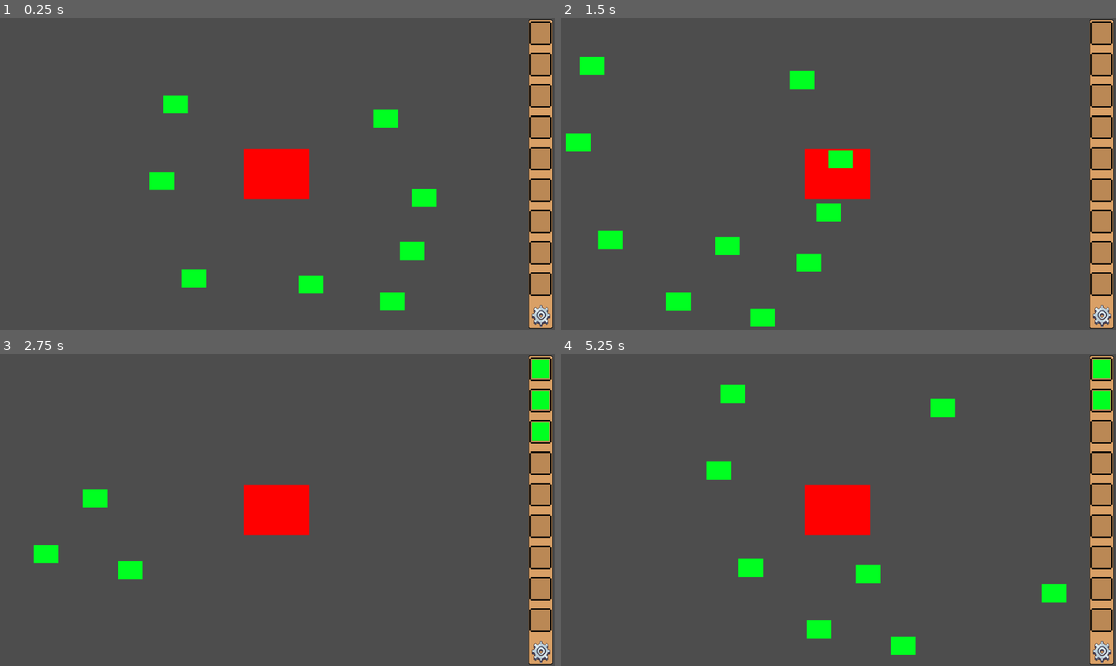
Above: before the commit, frames 1-4 (two rows, left to right).
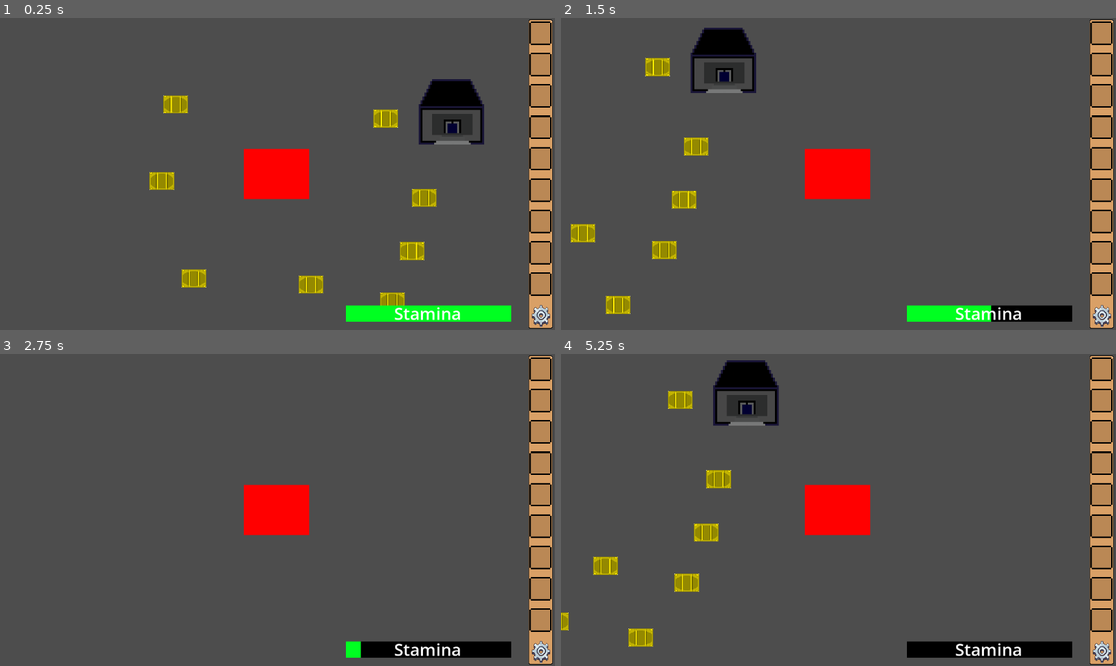
Above: after the commit, the same moments.

Repository: Vini-Lino/My-code-DsTrBR
Game: Godot game, scene res://Scenes/da_game.tscn
The game is run twice, just before and just after one commit, with the same random seed, the same clock (stepped at 60 frames per second) and the same inputs.
Inputs:
- Up to frame 1 (0.25 s): no input
- Up to frame 2 (1.5 s): tap Enter at 0.5 s; hold D (move_right) 0.53-1.28 s; hold Shift (Shift, bound only after the commit) 0.53-1.28 s; tap E (E) at 0.6 s; hold S (move_down) from 1.28 s (still down); tap Shift (Shift, bound only after the commit) at 1.35 s
- Up to frame 3 (2.75 s): tap E (E) at 1.55, 2.1 s; release S (move_down) at 2.03 s; hold D (move_right) from 2.03 s (still down); hold Shift (Shift, bound only after the commit) from 2.03 s (still down)
- Up to frame 4 (5.25 s): release D (move_right) at 2.78 s; release Shift (Shift, bound only after the commit) at 2.78 s; hold W (move_up) 2.78-3.53 s; tap Q (Q) at 2.85 s; tap E (E) at 3.05, 4.35 s; hold Shift (Shift, bound only after the commit) 3.53-4.28 s; hold A (move_left) 3.53-5.03 s; tap Tab (inventory_open_close) at 4.15 s; hold S (move_down) from 5.03 s (still down); hold Shift (Shift, bound only after the commit) from 5.03 s (still down)

The runs differ from the first frame. In frame 1, 5.3% of the frame differs, in the area x 26-93%, y 19-98%; in frame 2, 7.4%, in the area x 0-93%, y 3-99%; in frame 3, 2.9%; in frame 4, 7.0%.

Commit message:
Stamina system done
i made a stamina system, now i will focus on the delivery and then the enemies, then i add a score system... and then i can consider this game playable.

Diff:
--- a/death-stranding-br-2d/Inventory/inv_ui.tscn
+++ b/death-stranding-br-2d/Inventory/inv_ui.tscn
@@ -3,8 +3,8 @@
 [ext_resource type="Texture2D" uid="uid://dv3ihy8bvo5oy" path="res://Assets/inventory-background.png" id="1_605em"]
 [ext_resource type="Script" uid="uid://bqcinu5isseer" path="res://Inventory/InvScripts/inv_ui.gd" id="1_mnjyx"]
 [ext_resource type="PackedScene" uid="uid://bgjgfjeqafltb" path="res://Inventory/inv_ui_slot.tscn" id="2_ltxgc"]
-[ext_resource type="Texture2D" uid="uid://bw8hqxni0c2e4" path="res://Assets/smol carga.png" id="3_mnjyx"]
 [ext_resource type="PackedScene" uid="uid://dpqxu6w2mtikw" path="res://Inventory/settings_ui_slot.tscn" id="3_s8fnp"]
+[ext_resource type="Texture2D" uid="uid://dp6ptwtj84ya3" path="res://Assets/smol carga_a.png" id="4_b3ftj"]
 
 [node name="inv_UI" type="Control"]
 layout_mode = 3
@@ -46,7 +46,7 @@
 visible = false
 position = Vector2(5.95111, 5.89346)
 scale = Vector2(0.776232, 0.777609)
-texture = ExtResource("3_mnjyx")
+texture = ExtResource("4_b3ftj")
 
 [node name="inv_UI_slot2" parent="NinePatchRect/GridContainer" instance=ExtResource("2_ltxgc")]
 layout_mode = 2
@@ -55,7 +55,7 @@
 visible = false
 position = Vector2(5.95111, 5.89346)
 scale = Vector2(0.776232, 0.777609)
-texture = ExtResource("3_mnjyx")
+texture = ExtResource("4_b3ftj")
 
 [node name="inv_UI_slot3" parent="NinePatchRect/GridContainer" instance=ExtResource("2_ltxgc")]
 layout_mode = 2
@@ -64,7 +64,7 @@
 visible = false
 position = Vector2(5.95111, 5.89346)
 scale = Vector2(0.776232, 0.777609)
-texture = ExtResource("3_mnjyx")
+texture = ExtResource("4_b3ftj")
 
 [node name="inv_UI_slot4" parent="NinePatchRect/GridContainer" instance=ExtResource("2_ltxgc")]
 layout_mode = 2
@@ -73,7 +73,7 @@
 visible = false
 position = Vector2(5.95111, 5.89346)
 scale = Vector2(0.776232, 0.777609)
-texture = ExtResource("3_mnjyx")
+texture = ExtResource("4_b3ftj")
 
 [node name="inv_UI_slot5" parent="NinePatchRect/GridContainer" instance=ExtResource("2_ltxgc")]
 layout_mode = 2
@@ -82,7 +82,7 @@
 visible = false
 position = Vector2(5.95111, 5.89346)
 scale = Vector2(0.776232, 0.777609)
-texture = ExtResource("3_mnjyx")
+texture = ExtResource("4_b3ftj")
 
 [node name="inv_UI_slot6" parent="NinePatchRect/GridContainer" instance=ExtResource("2_ltxgc")]
 layout_mode = 2
@@ -91,7 +91,7 @@
 visible = false
 position = Vector2(5.95111, 5.89346)
 scale = Vector2(0.776232, 0.777609)
-texture = ExtResource("3_mnjyx")
+texture = ExtResource("4_b3ftj")
 
 [node name="inv_UI_slot7" parent="NinePatchRect/GridContainer" instance=ExtResource("2_ltxgc")]
 layout_mode = 2
@@ -100,7 +100,7 @@
 visible = false
 position = Vector2(5.95111, 5.89346)
 scale = Vector2(0.776232, 0.777609)
-texture = ExtResource("3_mnjyx")
+texture = ExtResource("4_b3ftj")
 
 [node name="inv_UI_slot8" parent="NinePatchRect/GridContainer" instance=ExtResource("2_ltxgc")]
 layout_mode = 2
@@ -109,7 +109,7 @@
 visible = false
 position = Vector2(5.95111, 5.89346)
 scale = Vector2(0.776232, 0.777609)
-texture = ExtResource("3_mnjyx")
+texture = ExtResource("4_b3ftj")
 
 [node name="inv_UI_slot9" parent="NinePatchRect/GridContainer" instance=ExtResource("2_ltxgc")]
 layout_mode = 2
@@ -118,7 +118,7 @@
 visible = false
 position = Vector2(5.95111, 5.89346)
 scale = Vector2(0.776232, 0.777609)
-texture = ExtResource("3_mnjyx")
+texture = ExtResource("4_b3ftj")
 
 [node name="settings_ui_slot" parent="NinePatchRect/GridContainer" instance=ExtResource("3_s8fnp")]
 layout_mode = 2
--- a/death-stranding-br-2d/Inventory/inventory.gd
+++ b/death-stranding-br-2d/Inventory/inventory.gd
@@ -1,5 +1,3 @@
 extends Resource
 
 class_name Inv
-
-@export var slots: Array[InvSlot]
--- a/death-stranding-br-2d/Scenes/carga.tscn
+++ b/death-stranding-br-2d/Scenes/carga.tscn
@@ -1,7 +1,12 @@
-[gd_scene load_steps=6 format=3 uid="uid://doifeatafi3hi"]
+[gd_scene load_steps=8 format=3 uid="uid://doifeatafi3hi"]
 
 [ext_resource type="Texture2D" uid="uid://biwqulkdu1lb7" path="res://Assets/carga.png" id="1_rb52j"]
 [ext_resource type="Script" uid="uid://ctswyh7jg64y5" path="res://Scripts/carga.gd" id="1_w1rcv"]
+[ext_resource type="Texture2D" uid="uid://cypho2tqg6c48" path="res://Assets/carga_a.png" id="2_cmjkf"]
+
+[sub_resource type="AtlasTexture" id="AtlasTexture_j87pv"]
+atlas = ExtResource("2_cmjkf")
+region = Rect2(0, 0, 47, 41)
 
 [sub_resource type="AtlasTexture" id="AtlasTexture_w1rcv"]
 atlas = ExtResource("1_rb52j")
@@ -10,6 +15,9 @@
 [sub_resource type="SpriteFrames" id="SpriteFrames_cmjkf"]
 animations = [{
 "frames": [{
+"duration": 1.0,
+"texture": SubResource("AtlasTexture_j87pv")
+}, {
 "duration": 1.0,
 "texture": SubResource("AtlasTexture_w1rcv")
 }],
@@ -27,7 +35,7 @@
 
 [node name="AnimatedSprite2D" type="AnimatedSprite2D" parent="."]
 position = Vector2(0, -47)
-scale = Vector2(0.32, 0.313333)
+scale = Vector2(2.7234, 2.29268)
 sprite_frames = SubResource("SpriteFrames_cmjkf")
 
 [node name="CollisionShape2D" type="CollisionShape2D" parent="."]
--- a/death-stranding-br-2d/Scenes/da_game.tscn
+++ b/death-stranding-br-2d/Scenes/da_game.tscn
@@ -1,9 +1,11 @@
-[gd_scene load_steps=5 format=3 uid="uid://bf1t0r2hfplnw"]
+[gd_scene load_steps=7 format=3 uid="uid://bf1t0r2hfplnw"]
 
 [ext_resource type="PackedScene" uid="uid://dtkekjckjod5q" path="res://Scenes/player.tscn" id="1_8werm"]
 [ext_resource type="Script" uid="uid://orsijhy0ko2m" path="res://Scripts/game_manager.gd" id="1_jan0m"]
 [ext_resource type="PackedScene" uid="uid://doifeatafi3hi" path="res://Scenes/carga.tscn" id="2_rvlkc"]
 [ext_resource type="PackedScene" uid="uid://ds7eras1v2cpd" path="res://Inventory/inv_ui.tscn" id="4_qmgor"]
+[ext_resource type="PackedScene" uid="uid://bkqtffhwdr20c" path="res://Scenes/stamina_bar.tscn" id="5_r6pm8"]
+[ext_resource type="PackedScene" uid="uid://qqxv8i1blcpm" path="res://Scenes/delivery_place.tscn" id="6_r26vo"]
 
 [node name="da Game" type="Node2D"]
 
@@ -12,6 +14,7 @@
 script = ExtResource("1_jan0m")
 
 [node name="Player" parent="." instance=ExtResource("1_8werm")]
+z_index = 1
 position = Vector2(1, -1)
 
 [node name="Carga" type="Node" parent="."]
@@ -53,3 +56,12 @@
 offset_top = 1.0
 offset_right = 20.0
 offset_bottom = 1.0
+
+[node name="stamina_bar" parent="CanvasLayer" instance=ExtResource("5_r6pm8")]
+offset_left = 718.0
+offset_top = 597.0
+offset_right = 1061.0
+offset_bottom = 631.0
+
+[node name="DeliveryPlace" parent="." instance=ExtResource("6_r26vo")]
+position = Vector2(910, -284)
--- /dev/null
+++ b/death-stranding-br-2d/Scenes/delivery_place.tscn
@@ -0,0 +1,32 @@
+[gd_scene load_steps=5 format=3 uid="uid://qqxv8i1blcpm"]
+
+[ext_resource type="Texture2D" uid="uid://bmu48hgh7o0gp" path="res://Assets/DeliveryPlace.png" id="1_880w1"]
+
+[sub_resource type="AtlasTexture" id="AtlasTexture_uxbj6"]
+atlas = ExtResource("1_880w1")
+region = Rect2(0, 0, 34, 34)
+
+[sub_resource type="SpriteFrames" id="SpriteFrames_6a6p7"]
+animations = [{
+"frames": [{
+"duration": 1.0,
+"texture": SubResource("AtlasTexture_uxbj6")
+}],
+"loop": true,
+"name": &"default",
+"speed": 5.0
+}]
+
+[sub_resource type="RectangleShape2D" id="RectangleShape2D_xjdck"]
+size = Vector2(34, 34)
+
+[node name="DeliveryPlace" type="Area2D"]
+scale = Vector2(10, 10)
+
+[node name="AnimatedSprite2D" type="AnimatedSprite2D" parent="."]
+position = Vector2(0, -17)
+sprite_frames = SubResource("SpriteFrames_6a6p7")
+
+[node name="CollisionShape2D" type="CollisionShape2D" parent="."]
+position = Vector2(0, -17)
+shape = SubResource("RectangleShape2D_xjdck")
--- /dev/null
+++ b/death-stranding-br-2d/Scenes/stamina_bar.tscn
@@ -0,0 +1,33 @@
+[gd_scene load_steps=4 format=3 uid="uid://bkqtffhwdr20c"]
+
+[ext_resource type="Texture2D" uid="uid://bn3od2um5t04a" path="res://Assets/black_bar.png" id="1_dk0pf"]
+[ext_resource type="Texture2D" uid="uid://ckx78cqcbmjxc" path="res://Assets/stamina.png" id="2_qbfsp"]
+[ext_resource type="Script" uid="uid://curf4h6noe66r" path="res://Scripts/stamina_bar.gd" id="3_6dmtv"]
+
+[node name="stamina_bar" type="TextureProgressBar"]
+offset_right = 490.0
+offset_bottom = 65.0
+nine_patch_stretch = true
+texture_under = ExtResource("1_dk0pf")
+texture_progress = ExtResource("2_qbfsp")
+script = ExtResource("3_6dmtv")
+
+[node name="RichTextLabel" type="RichTextLabel" parent="."]
+layout_mode = 1
+anchors_preset = 8
+anchor_left = 0.5
+anchor_top = 0.5
+anchor_right = 0.5
+anchor_bottom = 0.5
+offset_left = -72.0
+offset_top = -25.5
+offset_right = 72.0
+offset_bottom = 25.5
+grow_horizontal = 2
+grow_vertical = 2
+theme_override_font_sizes/bold_italics_font_size = 45
+theme_override_font_sizes/italics_font_size = 45
+theme_override_font_sizes/mono_font_size = 45
+theme_override_font_sizes/normal_font_size = 35
+theme_override_font_sizes/bold_font_size = 45
+text = "Stamina"
--- a/death-stranding-br-2d/Scripts/player_movement.gd
+++ b/death-stranding-br-2d/Scripts/player_movement.gd
@@ -15,6 +15,20 @@
 	if character_direction and GameManager.cargo >= 2:
 		velocity = character_direction * movement_speed / GameManager.cargo * 1.5
 
+	if Input.is_action_pressed("Shift") and StaminaSc.staminaDown == false: #and StaminaSc.stamina.value != 0:
+#		StaminaSc.stamina.value -= 10
+#		StaminaSc.can_regen = false
+#		StaminaSc.s_timer = 0
+		velocity = velocity * 2
+	else:
+		if character_direction and GameManager.cargo == 0 or 1:
+			velocity = character_direction * movement_speed
+		else:
+			velocity = velocity.move_toward(Vector2.ZERO, movement_speed)
+
+		if character_direction and GameManager.cargo >= 2:
+			velocity = character_direction * movement_speed / GameManager.cargo * 1.5
+
 	move_and_slide()
 
 var cargo_scene := preload("res://Scenes/carga.tscn")
--- /dev/null
+++ b/death-stranding-br-2d/Scripts/stamina_bar.gd
@@ -0,0 +1,37 @@
+extends TextureProgressBar
+
+@onready var stamina = $"."
+var can_regen = false
+var time_to_wait = 1.5
+var s_timer = 0
+var can_start_stimer = true
+var staminaDown = false
+
+func _ready():
+	stamina.value = stamina.max_value
+
+func _process(delta):
+	if can_regen == false && stamina.value != 100 or stamina.value == 0:
+		can_start_stimer = true
+		if can_start_stimer:
+			s_timer += delta
+			if s_timer >= time_to_wait:
+				can_regen = true
+				can_start_stimer = false
+				s_timer = 0
+	if stamina.value == 0:
+		staminaDown = true
+
+	if  stamina.value == 100:
+		can_regen = false
+
+	if can_regen == true:
+		stamina.value += 0.5
+		can_start_stimer = false
+		s_timer = 0
+
+	if Input.is_action_pressed("Shift") and stamina.value != 0:
+		stamina.value -= 1
+		can_regen = false
+		s_timer = 0
+		staminaDown = false
--- a/death-stranding-br-2d/project.godot
+++ b/death-stranding-br-2d/project.godot
@@ -18,6 +18,7 @@
 [autoload]
 
 GameManager="*res://Scripts/game_manager.gd"
+StaminaSc="*res://Scripts/stamina_bar.gd"
 
 [global_group]
 
@@ -60,6 +61,11 @@
 "events": [Object(InputEventKey,"resource_local_to_scene":false,"resource_name":"","device":-1,"window_id":0,"alt_press …(192 unchanged characters)…
 ]
 }
+Shift={
+"deadzone": 0.2,
+"events": [Object(InputEventKey,"resource_local_to_scene":false,"resource_name":"","device":-1,"window_id":0,"alt_pressed":false,"shift_pressed":false,"ctrl_pressed":false,"meta_pressed":false,"pressed":false,"keycode":0,"physical_keycode":4194325,"key_label":0,"unicode":0,"location":0,"echo":false,"script":null)
+]
+}
 
 [rendering]
 
Binary file added: death-stranding-br-2d/Assets/DeliveryPlace.png
Not shown, added: death-stranding-br-2d/Assets/DeliveryPlace.png.import
Binary file added: death-stranding-br-2d/Assets/black_bar.png
Not shown, added: death-stranding-br-2d/Assets/black_bar.png.import
Binary file added: death-stranding-br-2d/Assets/carga_a.png
Not shown, added: death-stranding-br-2d/Assets/carga_a.png.import
Binary file added: death-stranding-br-2d/Assets/smol carga_a.png
Not shown, added: death-stranding-br-2d/Assets/smol carga_a.png.import
Binary file added: death-stranding-br-2d/Assets/stamina.png
Not shown, added: death-stranding-br-2d/Assets/stamina.png.import
Not shown, added: death-stranding-br-2d/Scripts/stamina_bar.gd.uid
